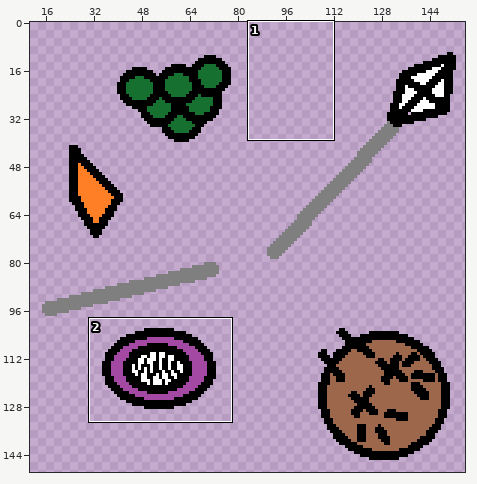
Sprite sheet -- images/achievements/monster_hunter.png. The picture above shows the old version from afar; the outline marks the close-up.
Close-up. Earlier state:
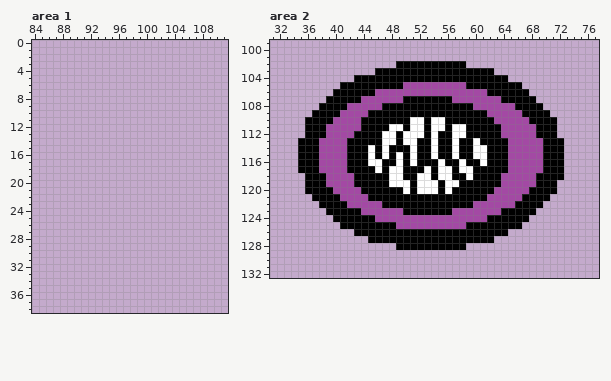
The file is 156x157 pixels. Shown: area 1: x 84..111, y 0..38; area 2: x 31..77, y 99..132. The wide view leaves out empty margins. The commit also changed other parts of the picture, which this record leaves out.
The same view after the edit:
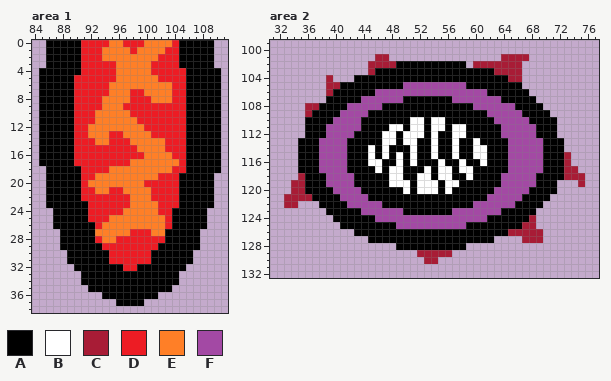
Palette (. is transparent): A #000000  B #ffffff  C #a81c36  D #ed1c24  E #ff7f27  F #a349a4
Edits made:
Area 1:
y 0: x 86..109 ........................ -> AAAAADDDDEEDDDEEEEDAAAAA
y 1: x 86..109 ........................ -> AAAAADDDEEEEDEEEEDDAAAAA
y 2: x 86..109 ........................ -> AAAAADDDEEEEEEEEDDDAAAAA
y 3: x 86..109 ........................ -> AAAAADDDDDEEEEEDDDDAAAAA
y 4: x 85..110 .......................... -> AAAAAADDDDDEEEEEDDDDDAAAAA
y 5: x 85..110 .......................... -> AAAAADDDDDDEEEEEEDDDDAAAAA
y 6: x 85..110 .......................... -> AAAAADDDDDEEEEEEEEEDDAAAAA
y 7: x 85..110 .......................... -> AAAAADDDDDEEEDDEEEEDDAAAAA
y 8: x 85..110 .......................... -> AAAAADDDDEEEEDDDEEEDDAAAAA
y 9: x 85..110 .......................... -> AAAAADDDDEEEDDDDDDDDDAAAAA
y 10: x 85..110 .......................... -> AAAAADDDEEEEEDDDDDDDDAAAAA
y 11: x 85..110 .......................... -> AAAAADDDEEEEEEDDDDDDDAAAAA
y 12: x 85..110 .......................... -> AAAAADDEEEEEEEEDDDDDDAAAAA
y 13: x 85..110 .......................... -> AAAAADDEEEDDEEEEDDDDDAAAAA
y 14: x 85..110 .......................... -> AAAAADDDEEDDDEEEEEDDDAAAAA
y 15: x 85..110 .......................... -> AAAAADDDDDDDDDEEEEDDDAAAAA
y 16: x 85..110 .......................... -> AAAAADDDDDDDDDDEEEEDDAAAAA
y 17: x 85..110 .......................... -> AAAAADDDDDDDDEEEEEEEDAAAAA
y 18: x 86..110 ......................... -> AAAAADDDDEEEEEEEEEDDAAAAA
y 19: x 86..109 ........................ -> AAAAADDEEEEEEEEEDDDAAAAA
y 20: x 86..109 ........................ -> AAAAADEEEEEEEEDDDDDAAAAA
y 21: x 86..109 ........................ -> AAAAADDEEDDEEEEDDDDAAAAA
y 22: x 86..109 ........................ -> AAAAADDDDDDDEEEDDDDAAAAA
y 23: x 86..109 ........................ -> AAAAAADDDDDDEEEEDDDAAAAA
y 24: x 87..108 ...................... -> AAAAADDDDDEEEEEDDAAAAA
y 25: x 87..108 ...................... -> AAAAADDDEEEEEEEEDAAAAA
y 26: x 87..108 ...................... -> AAAAAADEEEEEEEEEDAAAAA
y 27: x 88..107 .................... -> AAAAAEEEEEDDDEEAAAAA
y 28: x 88..107 .................... -> AAAAADEEDDDDDDDAAAAA
y 29: x 88..107 .................... -> AAAAAADDDDDDDDAAAAAA
y 30..31: x 89..106 .................. -> AAAAAADDDDDDAAAAAA
y 32: x 90..105 ................ -> AAAAAAADDAAAAAAA
y 33..34: x 91..104 .............. -> AAAAAAAAAAAAAA
y 35: x 92..103 ............ -> AAAAAAAAAAAA
y 36: x 94..101 ........ -> AAAAAAAA
y 37: x 96..99 .... -> AAAA
Area 2:
y 101: x 46..47 .. -> CC; x 64..67 .... -> CCCC
y 102: x 45..48 .... -> CCCC; x 60..66 ....... -> CCCCCCC
y 103: x 45 . -> C; x 63..66 .... -> CCCC
y 104: x 39 . -> C; x 65..66 .. -> CC
y 105: x 39..40 .. -> CC
y 106: x 39 . -> C
y 108: x 36..37 .. -> CC
y 109: x 36 . -> C
y 115..116: x 73 . -> C
y 117: x 73..74 .. -> CC
y 118: x 35 . -> C; x 73..75 ... -> CCC
y 119: x 34..35 .. -> CC; x 75 . -> C
y 120: x 34..35 .. -> CC
y 121: x 33..36 .... -> CCCC
y 122: x 33..34 .. -> CC
y 124: x 68 . -> C
y 125: x 67..68 .. -> CC
y 126: x 65..69 ..... -> CCCCC
y 127: x 67..69 ... -> CCC
y 129: x 52..56 ..... -> CCCCC
y 130: x 53..54 .. -> CC
